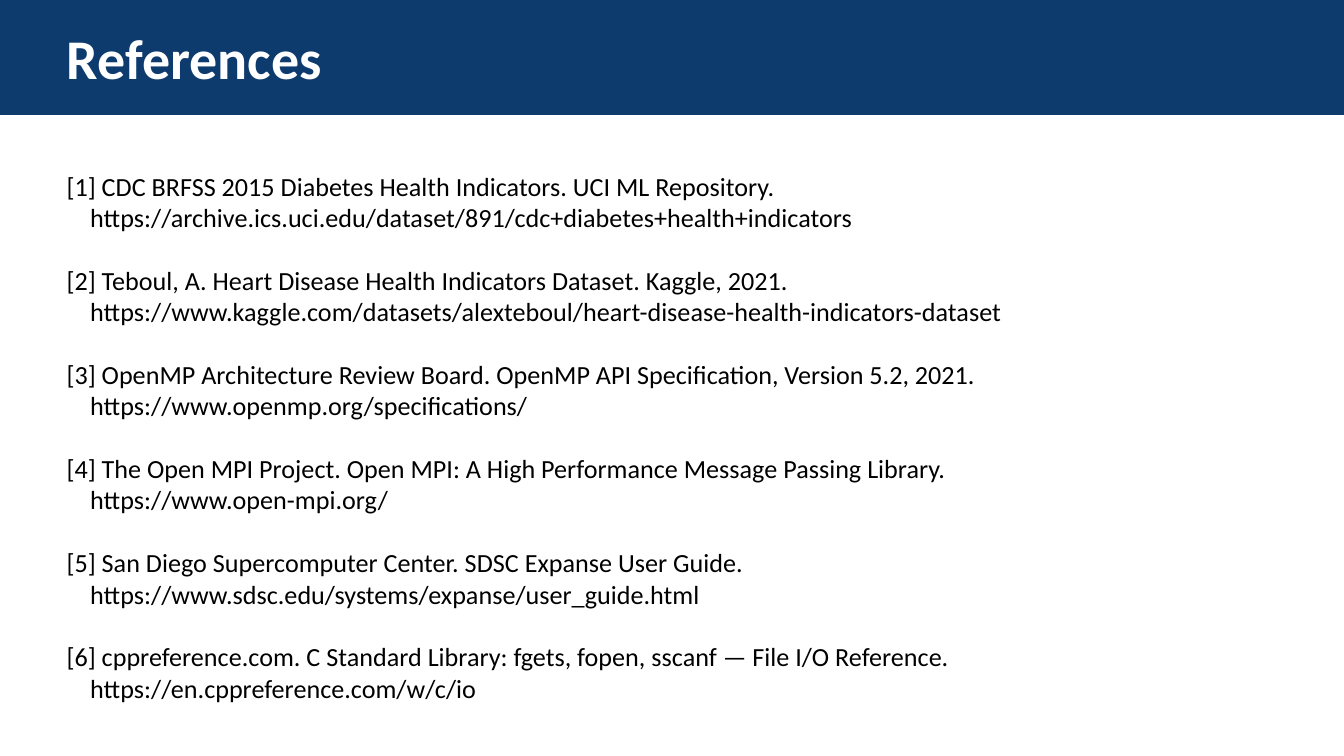
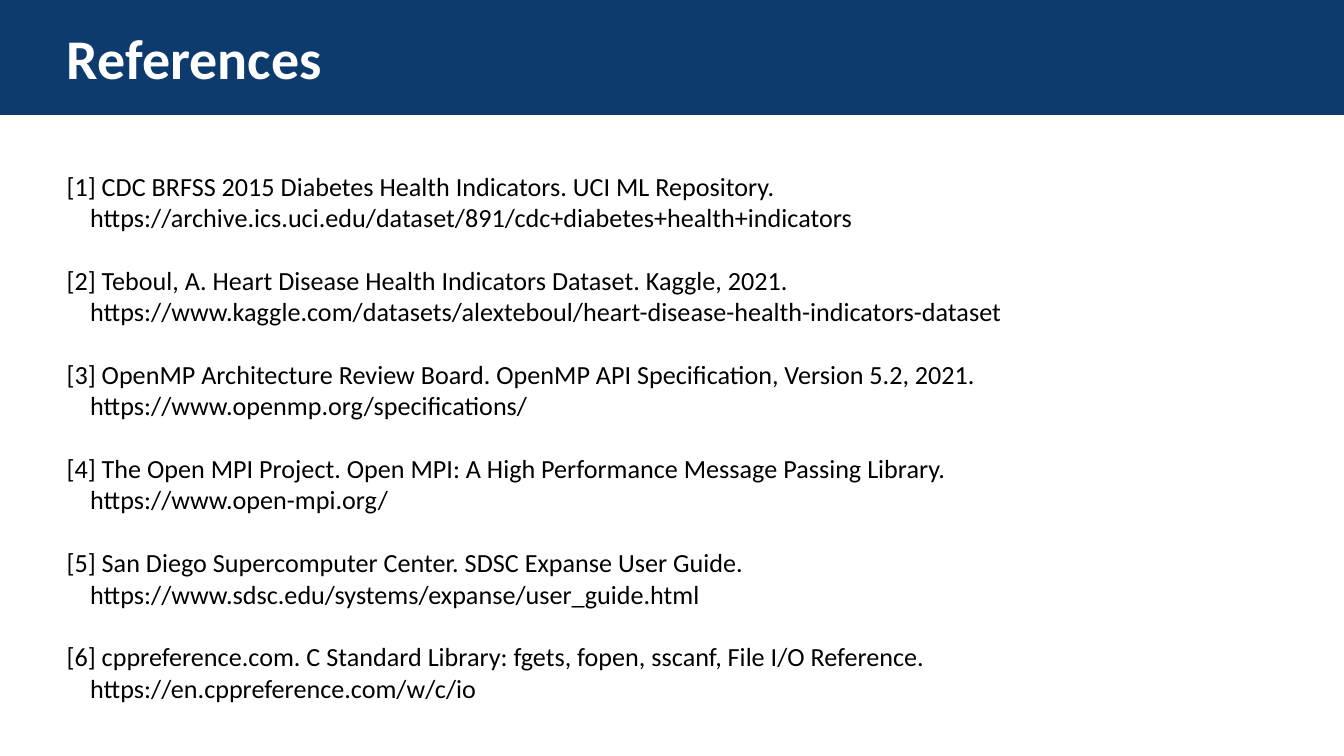
Before and after one commit to jhffmn82/IT388_parallel_processing_bayesian_classifier, a slide deck: slide 23 of IT388_ParallelNaiveBayes_Final.pptx. Drawn at 1344x756 pixels with LibreOffice and Linux fonts; fonts in the diff are those of the drawing. Boxes give left, top, right and bottom in pixels: in the first picture for what was removed or moved away, otherwise in the second. Text is boxed around its words. In the diff, an @@ line names an element or a change of style, - is before the commit and + after.

```diff
--- a/IT388_ParallelNaiveBayes_Final.pptx
+++ b/IT388_ParallelNaiveBayes_Final.pptx
@@ text at [67,647,924,671]: text changed @@
-[6] cppreference.com. C Standard Library: fgets, fopen, sscanf — File I/O Reference.
+[6] cppreference.com. C Standard Library: fgets, fopen, sscanf, File I/O Reference.
```
Also in this commit, not shown: 7 other slides changed, 4 other files.
